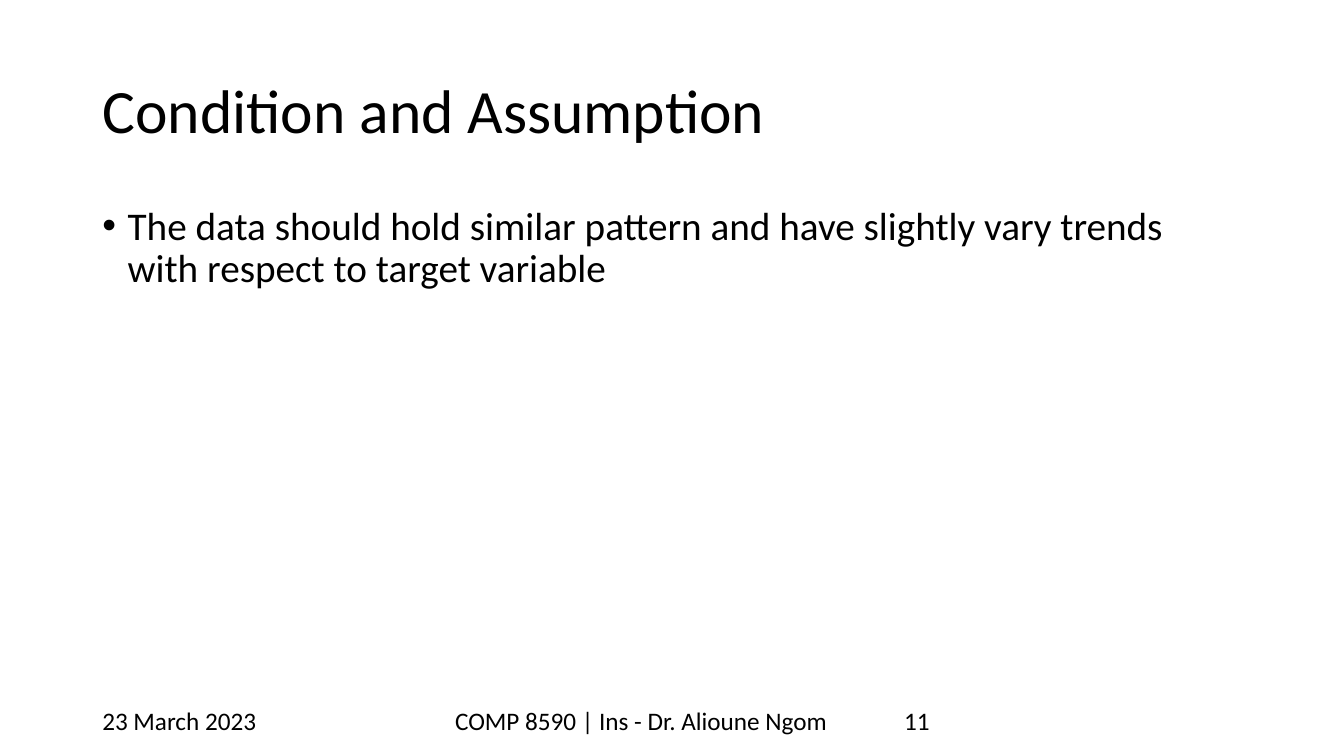
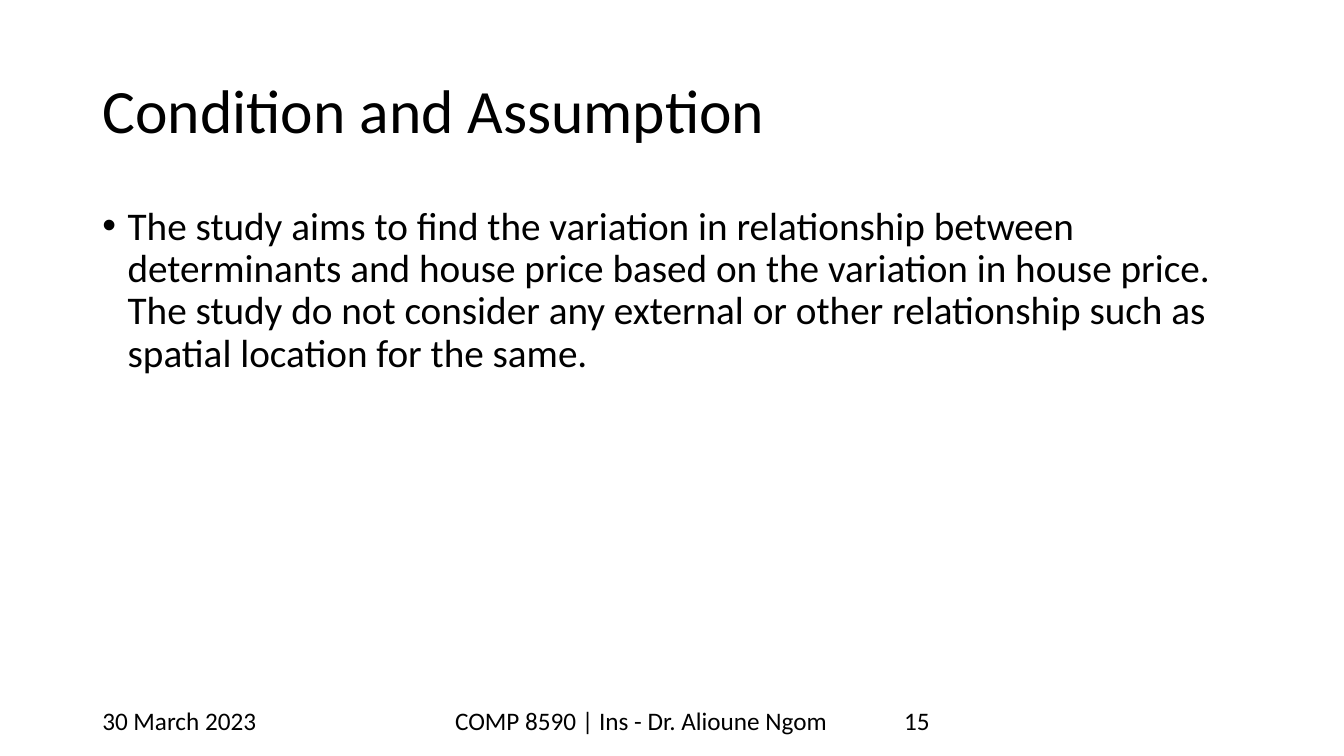
Before and after one commit to mayankkom-dev/stats_final_proj, a slide deck: slide 15 of uwindsortemp_yellowstripe_widescreen (1).pptx (slide 11 before the commit). Drawn at 1344x756 pixels with LibreOffice and Linux fonts; fonts in the diff are those of the drawing; background and template pictures are left out. Boxes give left, top, right and bottom in pixels: in the first picture for what was removed or moved away, otherwise in the second. Text is boxed around its words. In the diff, an @@ line names an element or a change of style, - is before the commit and + after.

```diff
--- a/uwindsortemp_yellowstripe_widescreen (1).pptx
+++ b/uwindsortemp_yellowstripe_widescreen (1).pptx
@@ text at box(128, 212, 1210, 374): text changed @@
-• The data should hold similar pattern and have slightly vary trends with respect to target variable
+• The study aims to find the variation in relationship between determinants and house price based on the variation in house price. The study do not consider any external or other relationship such as spatial location for the same.
@@ text at box(102, 712, 256, 730): text changed @@
-23 March 2023
+30 March 2023
@@ page number at box(904, 713, 930, 730): text changed @@
-11
+15
```
Also in this commit, not shown: 29 other slides changed, 6 slides added, 2 slides removed.
